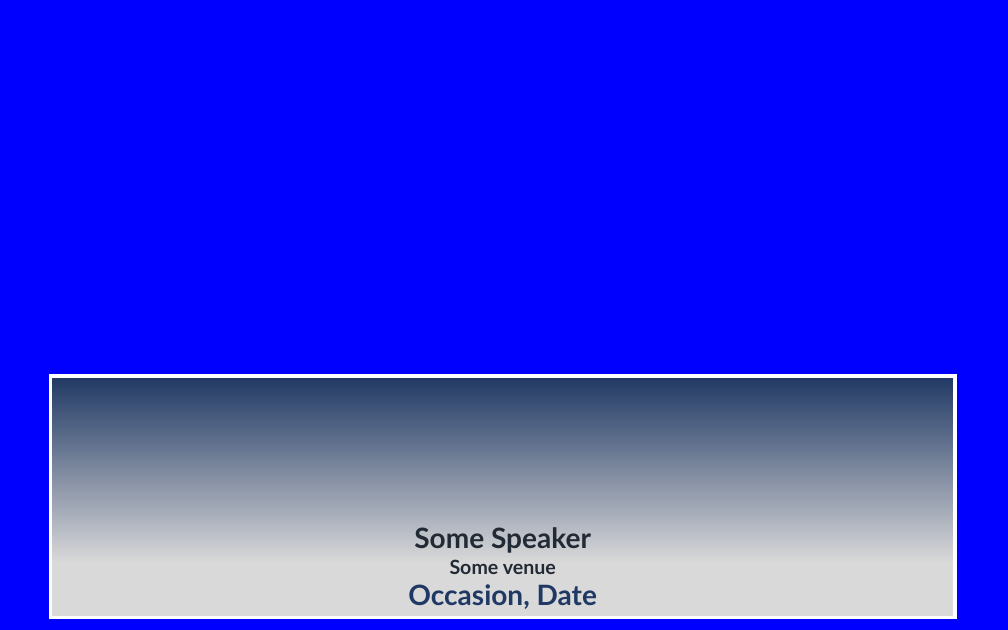
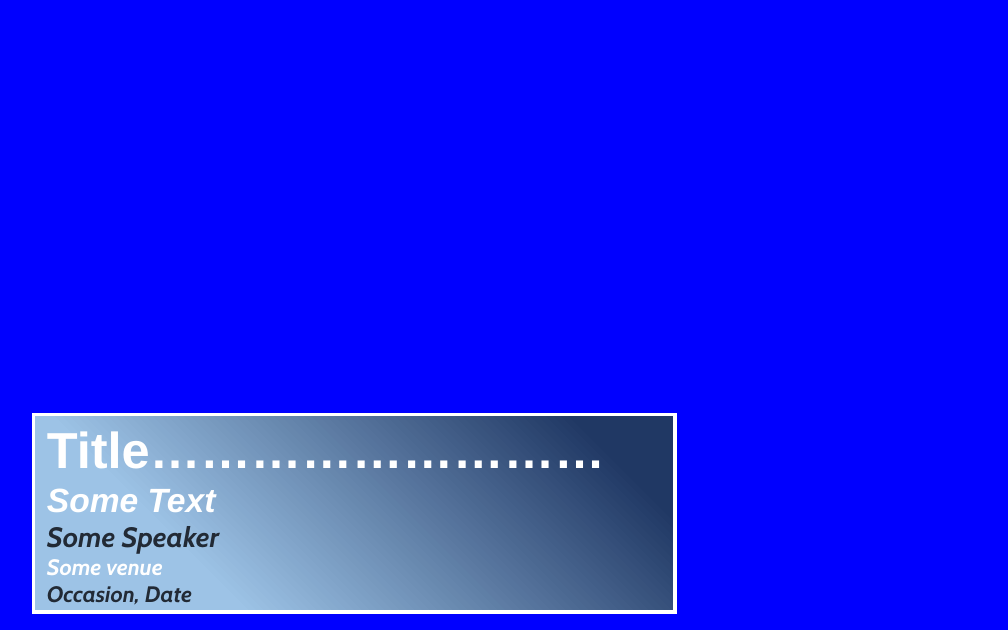
Before and after one commit to darylperalta/outline_docx2pptx, a slide deck: slide 3 of template.pptx. Drawn at 1008x630 pixels with LibreOffice and Linux fonts; fonts in the diff are those of the drawing. Boxes give left, top, right and bottom in pixels: in the first picture for what was removed or moved away, otherwise in the second. Text is boxed around its words. In the diff, an @@ line names an element or a change of style, - is before the commit and + after.

```diff
--- a/template.pptx
+++ b/template.pptx
@@ rectangle "Title………………………": place and size @@
-rectangle "Title………………………" at bbox=[50, 376, 956, 618]
+rectangle "Title………………………" at bbox=[33, 414, 674, 612]
@@ rectangle "Title………………………" at bbox=[33, 414, 674, 612]: fill gradient #203864 to #D9D9D9 to gradient #203864 to #9DC3E6 @@
@@ text in rectangle at bbox=[47, 428, 605, 478]: text changed; size 32 to 36.1 pt @@
-Title……………………………………………………….
+  Title………………………
@@ text in rectangle at bbox=[47, 488, 220, 605]: size 20 to 24 pt, font Lato to Arial in "Some Text"; font Lato to Cabin, italic on in "Some Speaker", "Some venue", "Occasion, Date"; size 14 to 16 pt, text colour #222A35 to #FFFFFF in "Some venue"; size 20 to 16 pt, text colour #203864 to #222A35 in "Occasion, Date"; alignment centre to left; list level 1 to 2 in "Some Text"; list level 1 to 2 in "Some Speaker"; list level 1 to 2 in "Some venue"; list level 1 to 2 in "Occasion, Date" @@
```
Also in this commit, not shown: 4 other slides changed, 6 other files.
